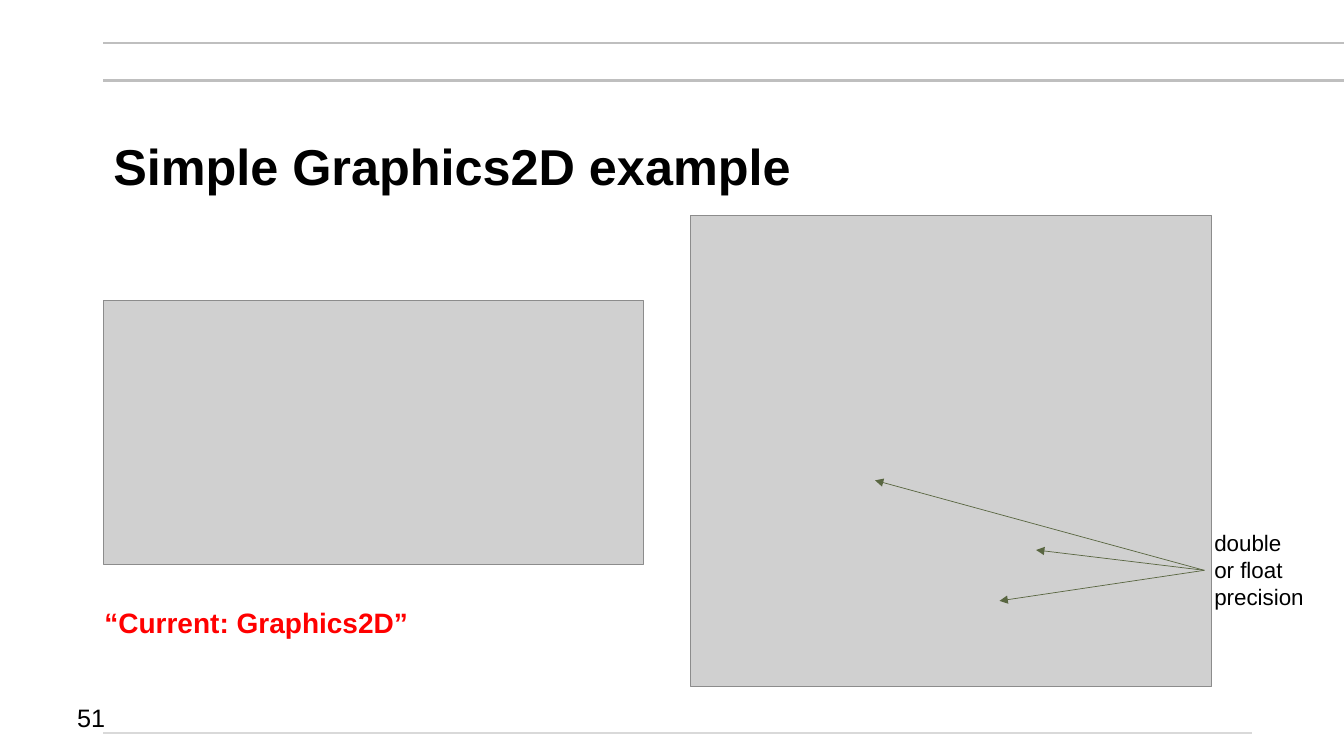
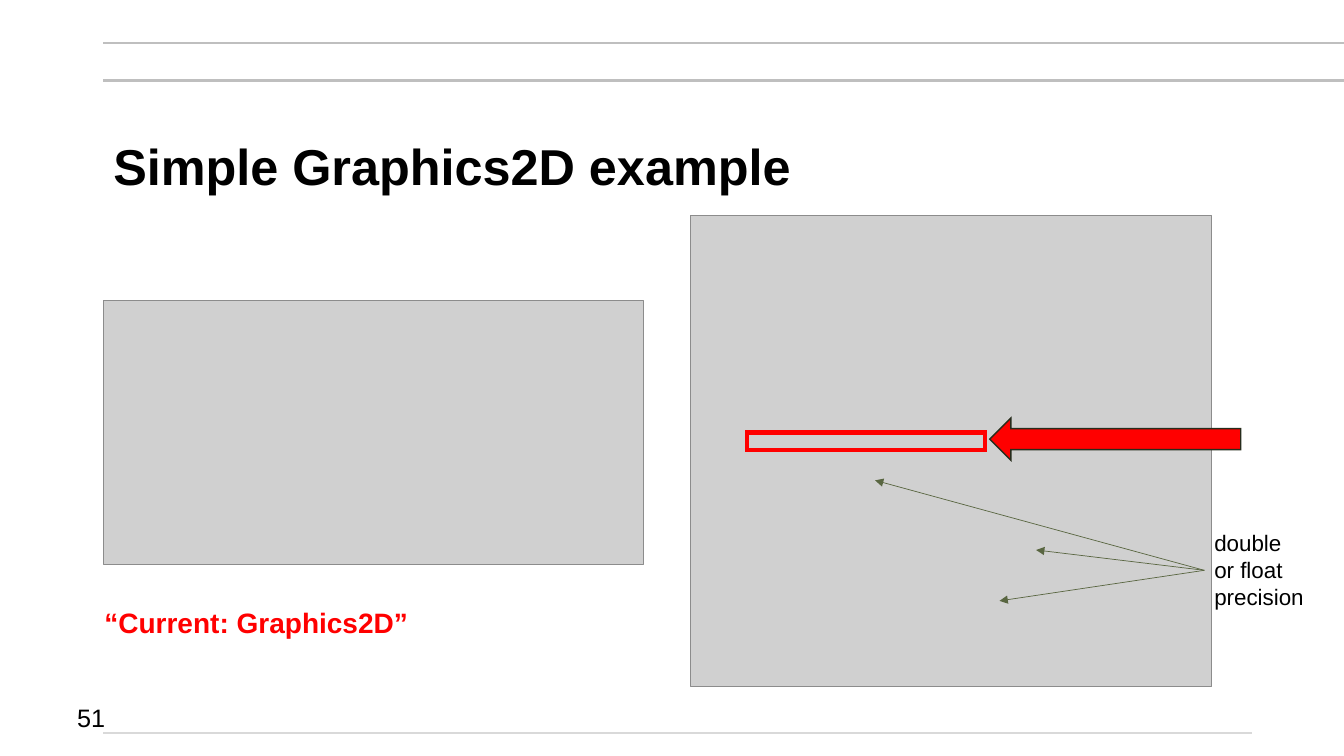
Before and after one commit to mikegrace2/CSEN160-Fall2026-Course-Website, a slide deck: slide 51 of lectures/Week03_UMLAWTSwingGraphics/2_SwingAWTEventsGraphics2D_V4.pptx. Drawn at 1344x756 pixels with LibreOffice and Linux fonts; fonts in the diff are those of the drawing; grey boxes stand for pictures; background and template pictures are left out. Boxes give left, top, right and bottom in pixels: in the first picture for what was removed or moved away, otherwise in the second. Text is boxed around its words. In the diff, an @@ line names an element or a change of style, - is before the commit and + after.

```diff
--- a/lectures/Week03_UMLAWTSwingGraphics/2_SwingAWTEventsGraphics2D_V4.pptx
+++ b/lectures/Week03_UMLAWTSwingGraphics/2_SwingAWTEventsGraphics2D_V4.pptx
@@ down arrow added at (x1=991, y1=418, x2=1242, y2=460), fill #FF0000, outline #272D1C 1 pt @@
@@ rectangle added at (x1=747, y1=433, x2=986, y2=450), outline #FF0000 3 pt @@
```
Also in this commit, not shown: 2 other slides changed.
